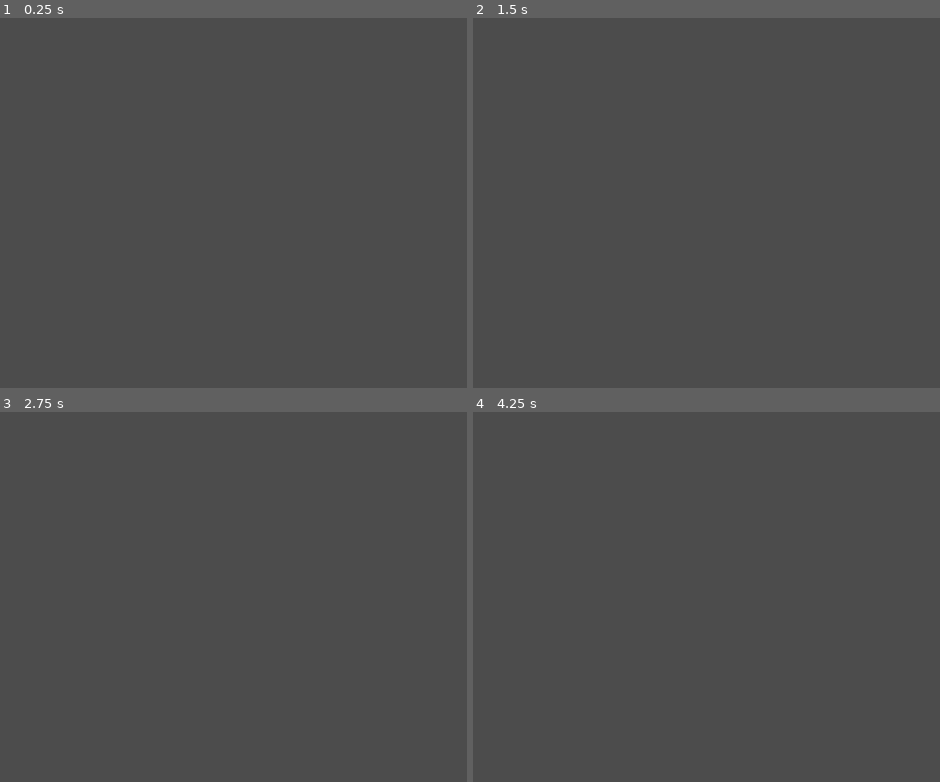
Above: before the commit, frames 1-4 (two rows, left to right).
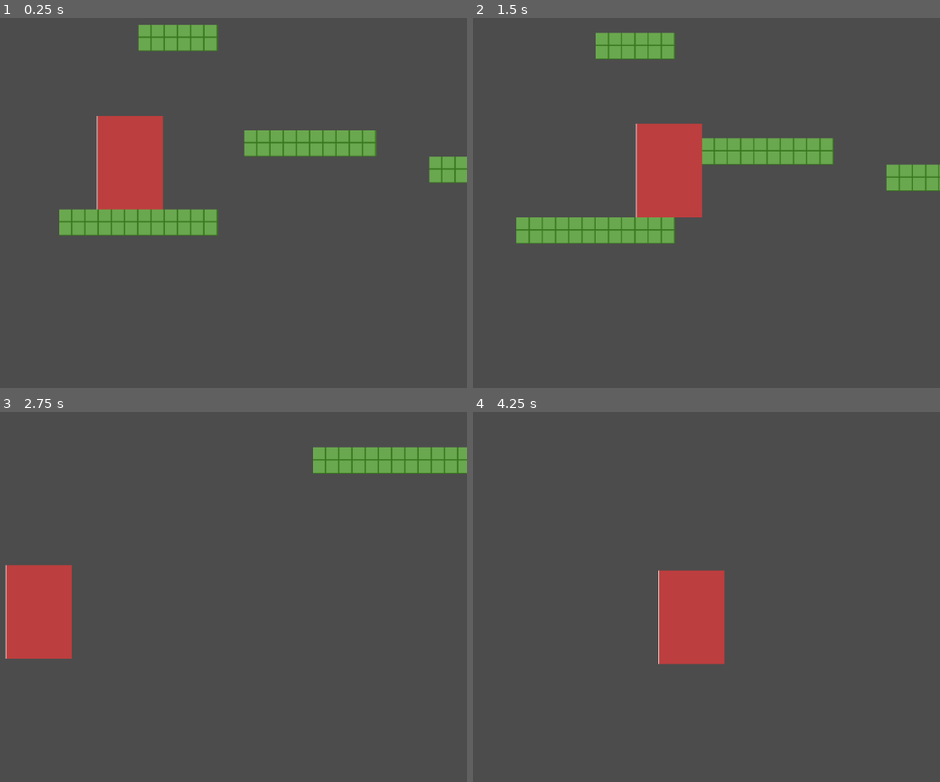
Above: after the commit, the same moments.

Repository: glitchcore/comfort
Game: Godot game, scene res://Scenes/BaseLevel.tscn
Two runs of this game, one before a commit and one after it. Both use one fixed random seed, a clock stepped at 60 frames per second and the inputs below. Before the commit the project has no main scene; this scene is started directly in both runs.
Inputs:
- Up to frame 1 (0.25 s): no input
- Up to frame 2 (1.5 s): hold Right (ui_right) from 0.53 s (still down); tap Space (jump) at 0.77 s
- Up to frame 3 (2.75 s): tap Space (jump) at 1.52 s; release Right (ui_right) at 2.03 s; hold Left (ui_left) from 2.03 s (still down)
- Up to frame 4 (4.25 s): release Left (ui_left) at 2.78 s; hold Right (ui_right) from 2.78 s (still down); tap Space (jump) at 3.02, 3.77 s

The runs differ from the first frame. In frame 1, 9.8% of the frame differs, in the area x 12-100%, y 1-59%; in frame 2, 10%, in the area x 9-100%, y 3-61%; in frame 3, 6.0%; in frame 4, 3.7%.

Commit message:
fix camera limits

Diff:
--- a/Actors/Player.tscn
+++ b/Actors/Player.tscn
@@ -30,10 +30,10 @@
 
 [node name="MainCamera" type="Camera2D" parent="."]
 current = true
-limit_left = 0
+limit_left = -10000
 limit_top = -10000
 limit_right = 10000
-limit_bottom = 0
+limit_bottom = 10000
 limit_smoothed = true
 drag_margin_h_enabled = true
 drag_margin_v_enabled = true
--- a/project.godot
+++ b/project.godot
@@ -11,6 +11,7 @@
 [application]
 
 config/name="comfort"
+run/main_scene="res://Scenes/BaseLevel.tscn"
 config/icon="res://icon.png"
 
 [gui]
